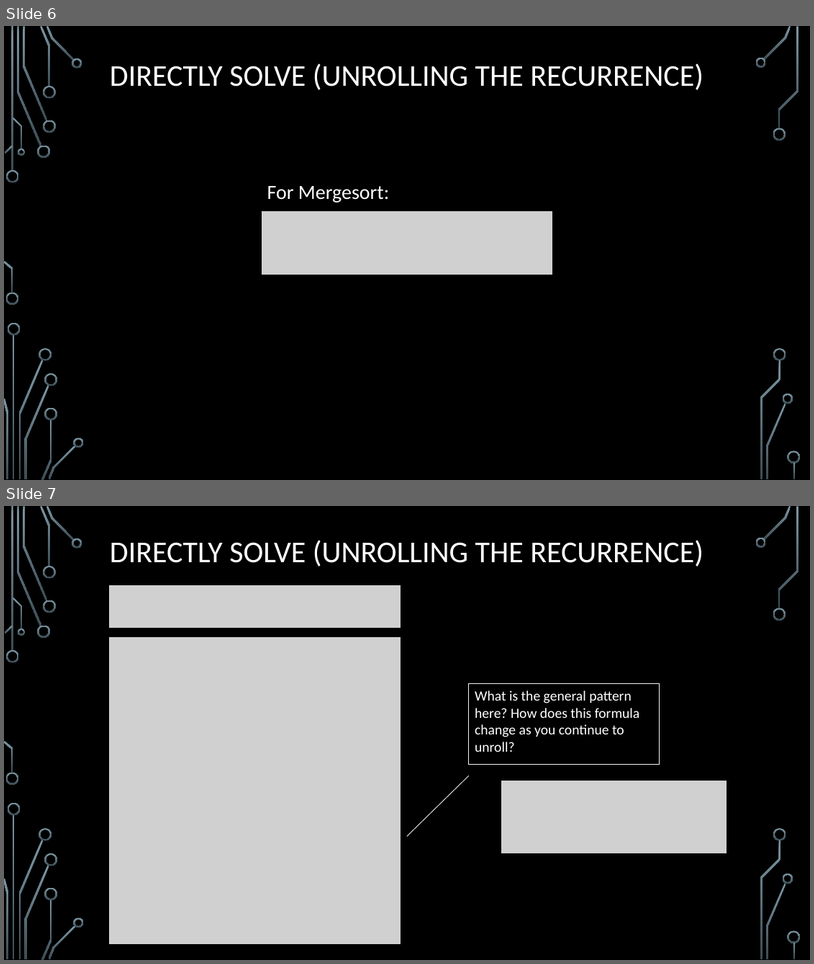
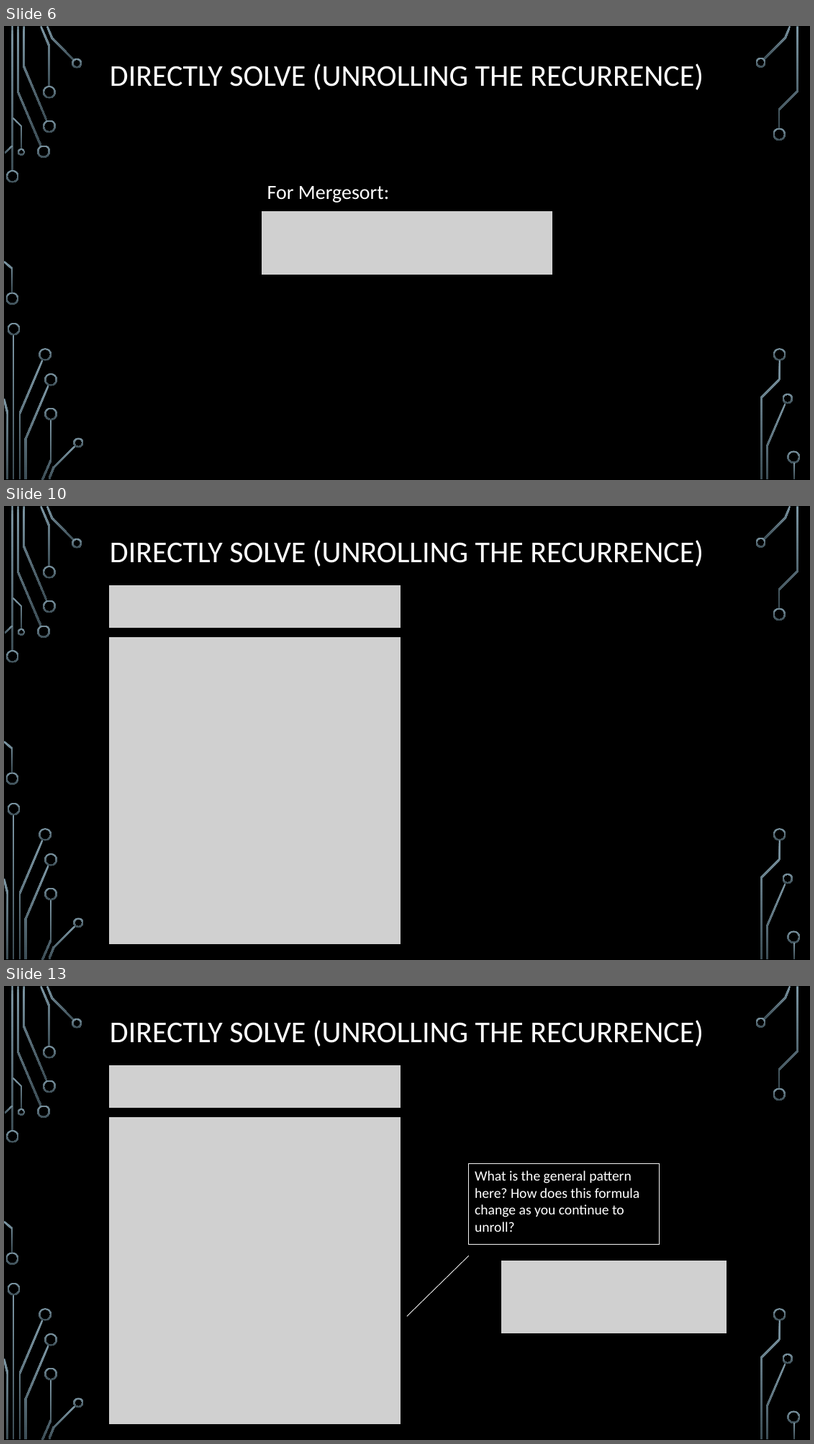
Before and after one commit to markfloryan/dsa2, a slide deck: slides/02-2-Recurrences.pptx. Shown one above the other, each under a label of ours: slides 6 and 7 before the commit, slides 6, 10 and 13 after it; the slides between them are not shown. The pictures are 814x964 and 814x1444 pixels, drawn with LibreOffice and Linux fonts; fonts in the diff are those of the drawing; grey boxes stand for pictures; background and template pictures are left out. Boxes give left, top, right and bottom in pixels: in the first picture for what was removed or moved away, otherwise in the second. Text is boxed around its words. In the diff, an @@ line names an element or a change of style, - is before the commit and + after.

```diff
--- a/slides/02-2-Recurrences.pptx
+++ b/slides/02-2-Recurrences.pptx
@@ slide 10 added at bbox=[4, 506, 810, 960], background picture (left out); not listed: 36 template elements that a slide beside it also shows @@
@@ title added at bbox=[110, 540, 704, 566], 36 pt, text #FFFFFF @@
+DIRECTLY SOLVE (UNROLLING THE RECURRENCE)
@@ picture added at bbox=[109, 585, 401, 628] @@
@@ picture added at bbox=[109, 636, 401, 944] @@
@@ what was slide 7 is now slide 13 @@
```
Also in this commit, not shown: 20 other slides added, 2 other files.
